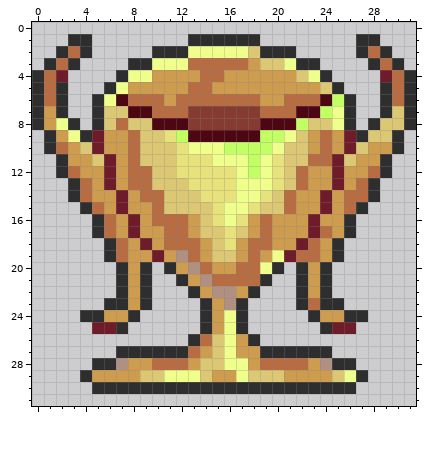
File history of a pixel-art sprite, Assets/Sprite/UI/trophyIcon.png. This is how it looked before the edit.
The file is 32x32 pixels.
And afterwards:
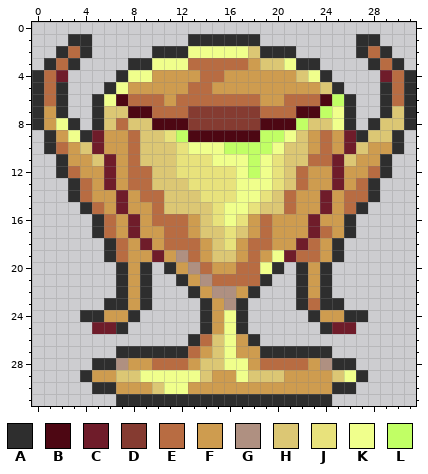
Palette (. is transparent): A #2e2e2e  B #4d0713  C #6f1c2a  D #853b31  E #b86c42  F #ce9c4f  G #af9081  H #dcc774  J #e8e27c  K #f0ff8c  L #c1ff65
The edit:
@@ x 5..26 @@
 28 AAGFFEEEFHHKKFEEEEFGAA
-29 FFFFHHKKKHFFKHHHFFFFHK
-30 AAAAAAAAAAAAAAAAAAAAAA
-31 ......................
+29 FFHHKKKKKHFFKHHHFFFFHK
+30 AAFFFHKKFFFFFFFFFFFFAA
+31 ..AAAAAAAAAAAAAAAAAA..
Changed places in both pictures, as pixel boxes (x1, y1, x2, y2):
changed: (116, 370, 332, 406)
